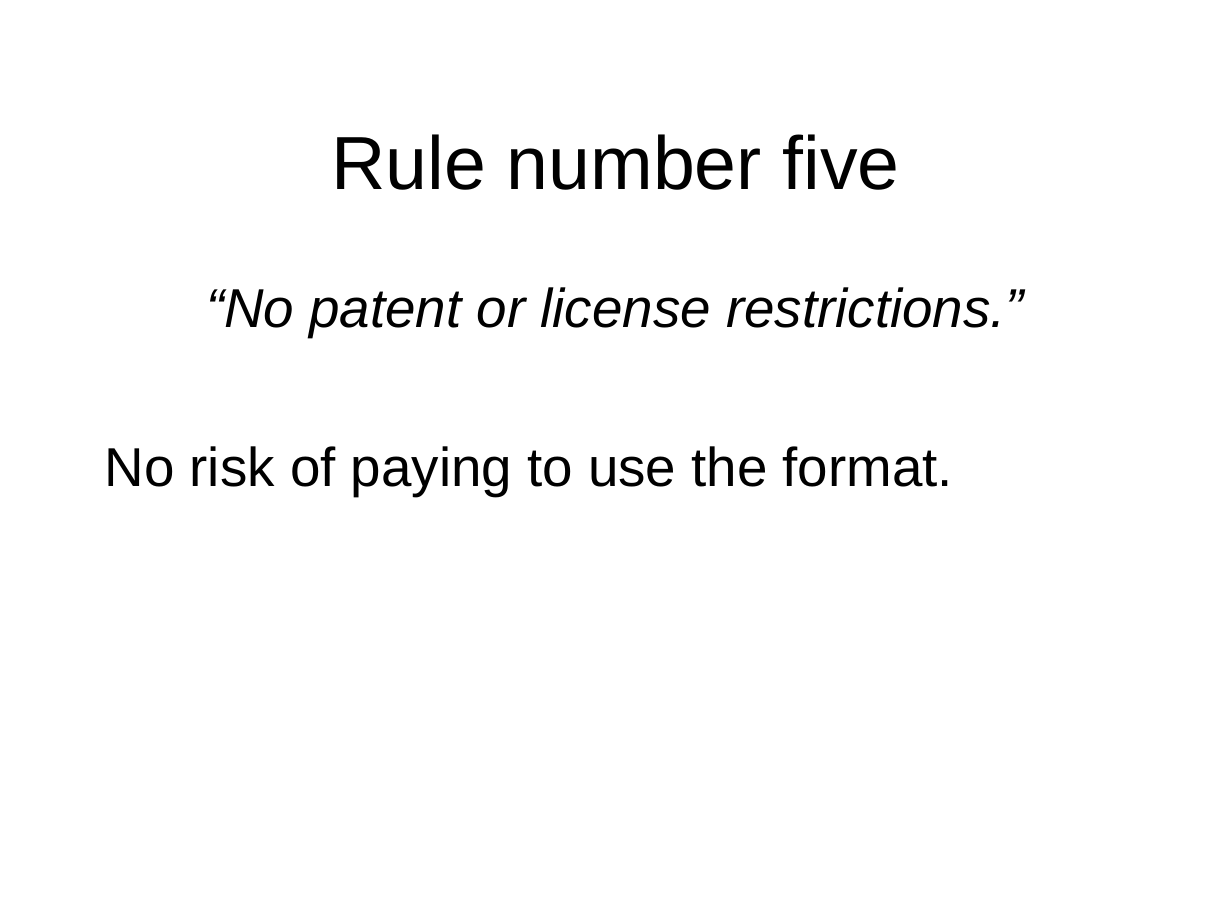
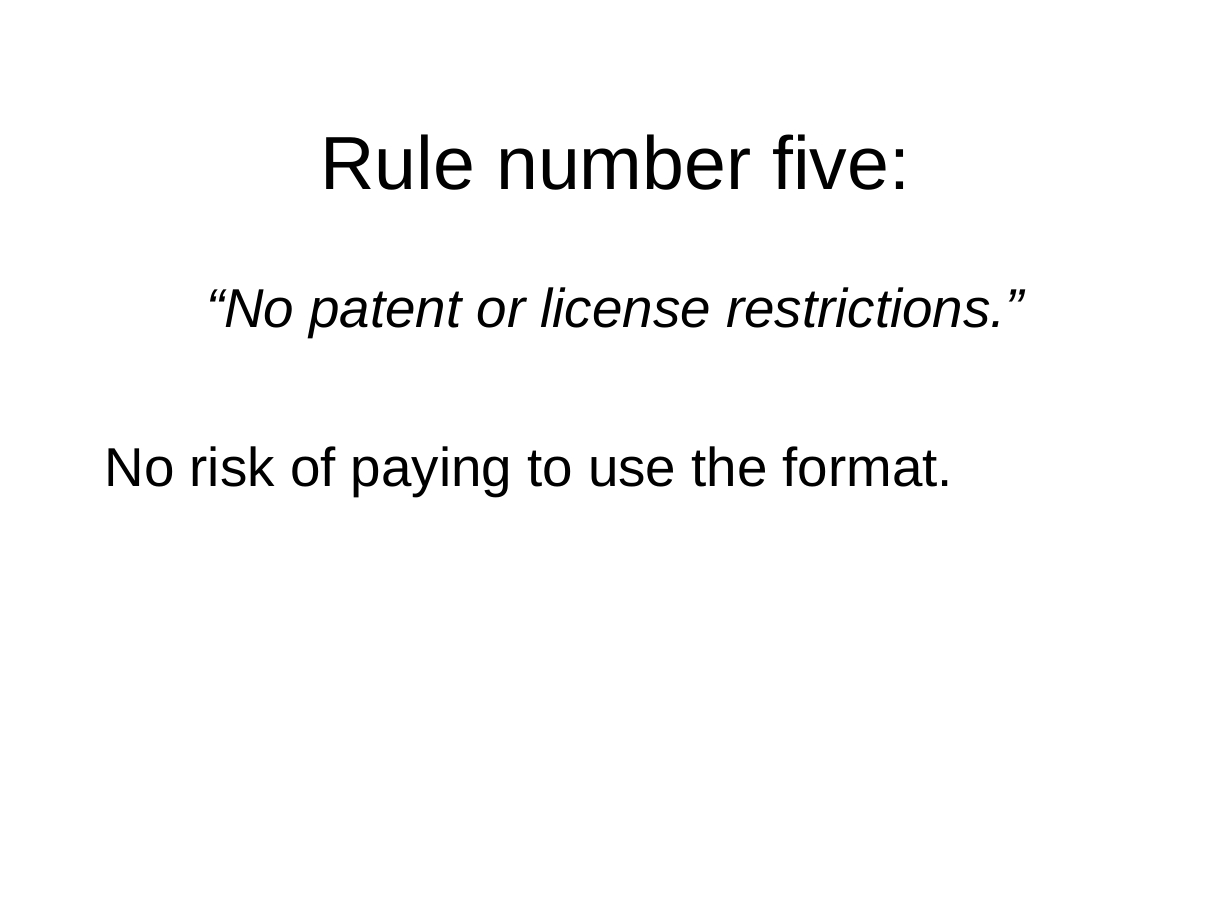
Before and after one commit to toneill/naa, a slide deck: slide 33 of doco/digital-preservation-chris-smart.odp. Drawn at 1232x924 pixels with LibreOffice and Linux fonts; fonts in the diff are those of the drawing; background and template pictures are left out. Boxes give left, top, right and bottom in pixels: in the first picture for what was removed or moved away, otherwise in the second. Text is boxed around its words. In the diff, an @@ line names an element or a change of style, - is before the commit and + after.

```diff
--- a/doco/digital-preservation-chris-smart.odp
+++ b/doco/digital-preservation-chris-smart.odp
@@ title at [321,134,910,190]: text changed @@
-Rule number five
+Rule number five:
```
Also in this commit, not shown: 8 other slides changed, 6 slides added, 1 slide removed.
